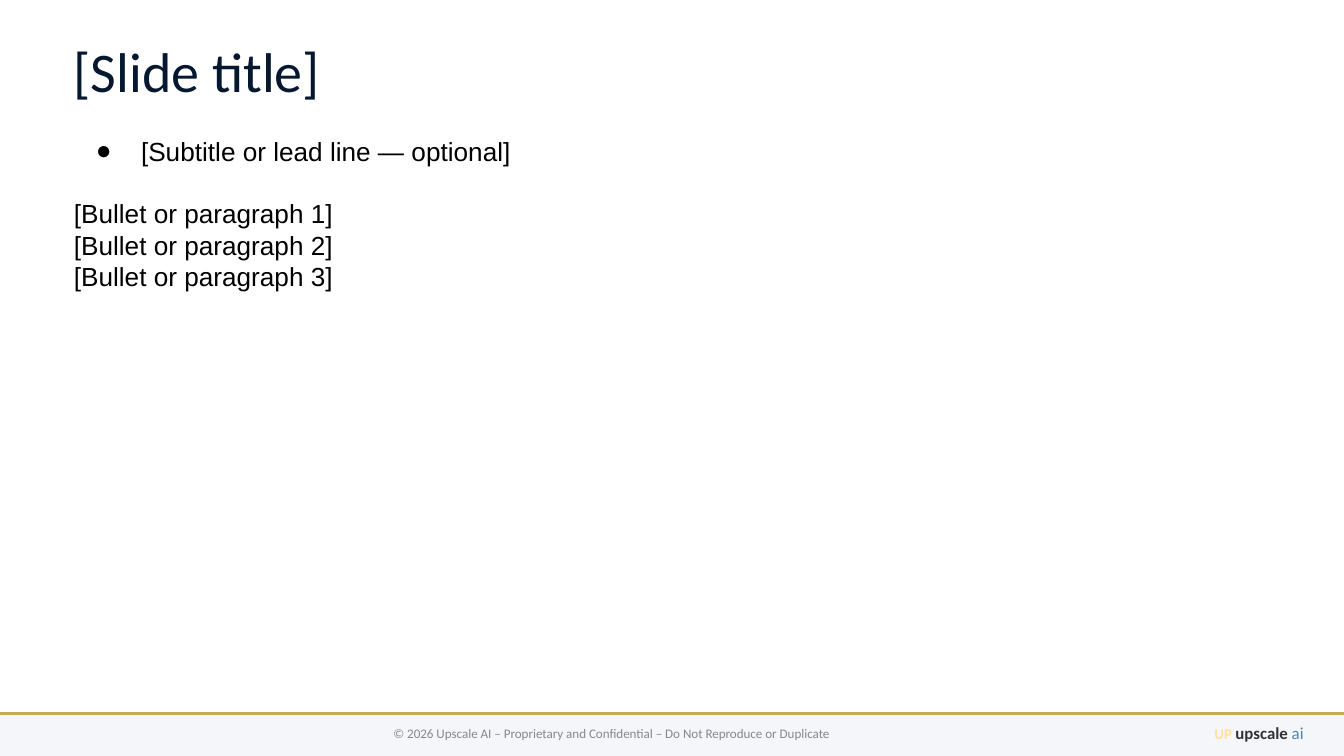
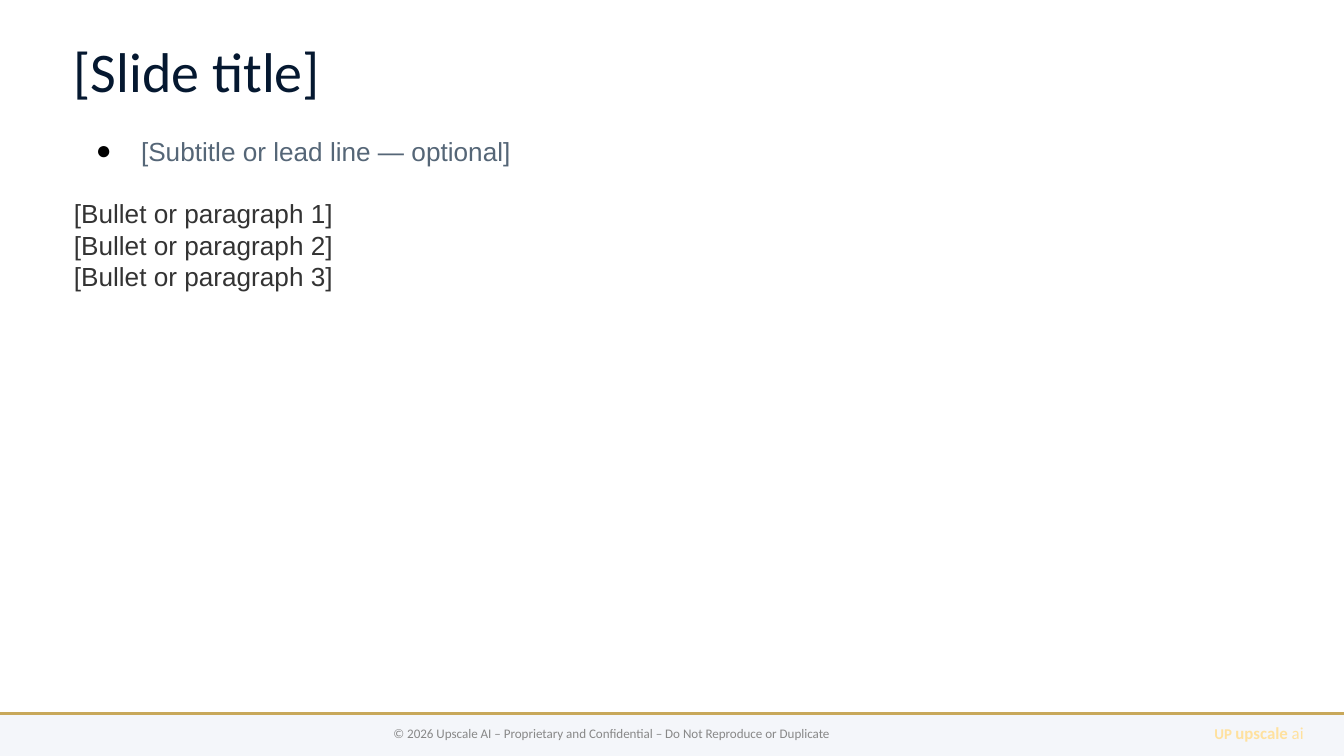
Before and after one commit to upscale-ai-network/agent-template, a slide deck: slide 2 of assets/templates/upscale-company-template.pptx. Drawn at 1344x756 pixels with LibreOffice and Linux fonts; fonts in the diff are those of the drawing. Boxes give left, top, right and bottom in pixels: in the first picture for what was removed or moved away, otherwise in the second. Text is boxed around its words. In the diff, an @@ line names an element or a change of style, - is before the commit and + after.

```diff
--- a/assets/templates/upscale-company-template.pptx
+++ b/assets/templates/upscale-company-template.pptx
@@ text "[Subtitle or lead line — ..." at [74, 142, 510, 292]: text colour #000000 to #556677 in "[Subtitle or lead line — optional]"; text colour #000000 to #333333 in "[Bullet or paragraph 1]", "[Bullet or paragraph 2]", "[Bullet or paragraph 3]" @@
@@ text removed at [1235, 727, 1304, 742] @@
-UP upscale ai
```
Also in this commit, not shown: 1 other slide changed, 15 other files.
